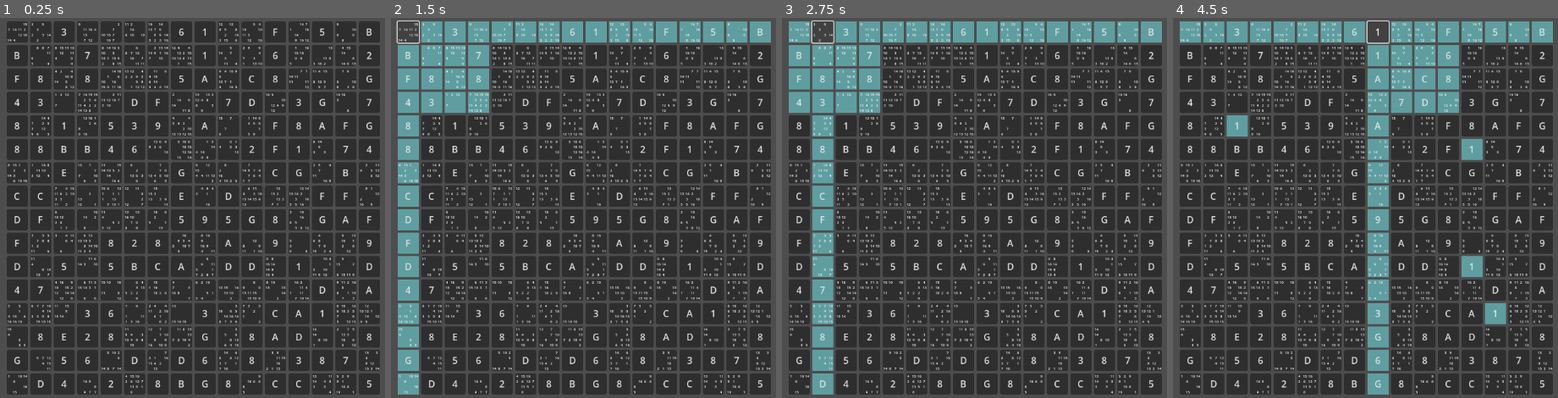
Above: before the commit, frames 1-4 (left to right).
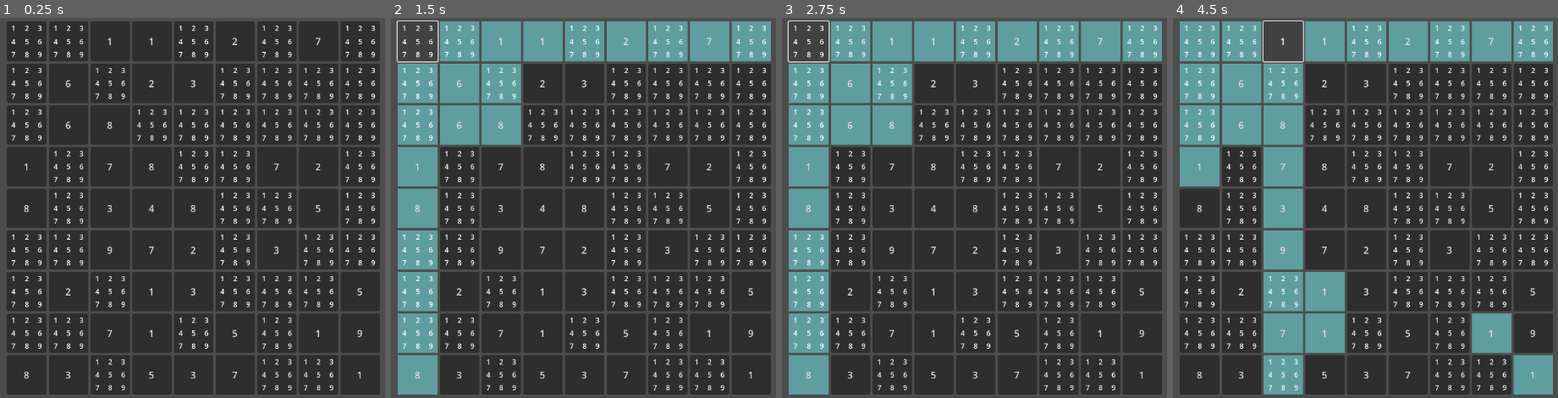
Above: after the commit, the same moments.

Repository: henbotb/Sudoku
Game: Godot game, scene res://Scenes/Game.tscn
Same seed, same stepped clock (60 frames per second), same inputs: the game is played once before the commit and once after it.
Inputs (mouse positions are in pixels of both pictures, inside the frame that each line leads up to):
- Up to frame 1 (0.25 s): no input
- Up to frame 2 (1.5 s): click (406, 33) at 0.52 s; click (417, 40) at 1.27 s
- Up to frame 3 (2.75 s): click (824, 33) at 2.02 s
- Up to frame 4 (4.5 s): click (1242, 40) at 2.77 s; click "3" at 3.5 s; click "1" at 4.25 s

The runs differ from the first frame. In frame 1, 29% of the frame differs, in the area x 1-99%, y 0-100%; in frame 2, 37%; in frame 3, 38%; in frame 4, 51%.

Commit message:
Moved candidate cells to candidates class, refactored render functions and reduced boards responsibility

Diff:
--- a/Scripts/board.gd
+++ b/Scripts/board.gd
@@ -6,10 +6,11 @@
 	DOUBLE_DIGIT,
 }
 
-const BOARD_COLS = 16
-const BOARD_ROWS = 16
-const BIG_COLS = 4
-const BIG_ROWS = 4
+# maybe migrate these to a singleton that candidates / cell can read from as well?
+const BOARD_COLS = 9
+const BOARD_ROWS = 9
+const BIG_COLS = 3
+const BIG_ROWS = 3
 const NUM_HOUSES = BIG_COLS * BIG_ROWS
 const HOUSE_COLS = BOARD_COLS / BIG_COLS
 const HOUSE_ROWS = BOARD_ROWS / BIG_ROWS
@@ -53,7 +54,7 @@
 			# connect to function for recognition
 			cell.button_up.connect(cell_pressed.bind(cell))
 
-			cell.initialize_candidates(BIG_COLS, HOUSE_SIZE)
+			cell.initialize_candidates(HOUSE_COLS, HOUSE_SIZE)
 
 			# add to house
 			house.add_child(cell)
@@ -117,19 +118,28 @@
 	var cells: Array[Node] = get_tree().get_nodes_in_group("cell")
 
 	for cell in cells:
-		render_cell(cell)
+		cell.render()
 
 func _input(event):
 
 	if event is InputEventKey and event.pressed:
+		print("Getting here 0")
 		if selected_cell == null:
 			return
+		print("Getting here 1")
 
 		if selected_cell.is_locked:
 			return
+		print("Getting here 2")
 
 		if event.is_action_pressed("delete"):
-			selected_cell.value = -1
+			if selected_cell.value != -1:
+				selected_cell.value = -1
+			else:
+				selected_cell.clear_candidates()
+
+		print("Getting here 4")
+
 
 		if event.is_action_pressed("backspace"):
 			if selected_cell.value == -1:
@@ -143,12 +153,18 @@
 				else:
 					selected_cell.value = (selected_cell.value - (selected_cell.value % 10)) / 10
 
+		print("Getting here 5")
+
 		if display_mode == DisplayMode.ALPHABETIC:
+			print(selected_cell.value)
+			print("Key A:", KEY_A, "Input:", event.keycode)
 			if KEY_1 <= event.keycode and event.keycode <= KEY_9:
-				selected_cell.value = event.keycode - KEY_0 # key 2 for offsetting it from landing on 0
-
-			elif event.keycode in range(KEY_A, KEY_A - 9 + HOUSE_SIZE):
+				print("Reaching here")
+				selected_cell.value = event.keycode - KEY_0 #
+			elif KEY_A <= event.keycode and event.keycode < KEY_A - 9 + HOUSE_SIZE:
+				print("Reaching here 2")
 				selected_cell.value = event.keycode - KEY_A + 10
+
 
 		else:
 			if KEY_0 <= event.keycode and event.keycode <= KEY_9:
@@ -161,21 +177,11 @@
 				) :
 					selected_cell.value = selected_cell.value * 10 + event.keycode - KEY_0
 
-		render_cell(selected_cell)
-
-		#if KEY_A < event.keycode and event.keycode < KEY_A + HOUSE_SIZE - 9: # 1 -
+		selected_cell.render()
+		highlight()
+
 
 # HELPER FUNCTION STUFF
-
-func render_cell(cell: Cell):
-	if cell.value == -1:
-		cell.text = ""
-		return
-
-	if display_mode == DisplayMode.ALPHABETIC:
-		cell.text = convert_value_to_char(cell.value)
-	else:
-		cell.text = str(cell.value)
 
 func get_row(big_index: int, small_index: int) -> Array[Cell]:
 	var row: Array[Cell] = []
@@ -195,13 +201,6 @@
 
 	return column
 
-func convert_value_to_char(value: int) -> String:
-	if value < 0:
-		return ""
-	if 0 < value and value < 10:
-		return str(value)
-	return char(value + 55)
-	# 87 is lower case, 55 is upper case
 
 func update_settings():
 
--- /dev/null
+++ b/Scripts/candidates.gd
@@ -0,0 +1,49 @@
+extends GridContainer
+class_name Candidates
+
+const HIGHLIGHTED = preload("uid://be5h05f4havy0")
+const DEFAULT = preload("uid://dqqaua4my3ejj")
+
+var candidate_values: Array[bool] = []
+var num_candidates: int
+
+func _ready() -> void:
+	set_anchors_preset(Control.PRESET_FULL_RECT, true)
+	add_theme_constant_override("h_separation", 0)
+	add_theme_constant_override("v_separation", 0)
+
+	add_to_group("candidates")
+
+	# maybe migrate candidates to cells ?
+func initialize_candidates(cols: int, house_size: int):
+	columns = cols
+	num_candidates = house_size
+	for candidate_index in range(num_candidates):
+		candidate_values.append(true)
+
+		var candidate_label = Label.new()
+		# TESTING {
+		# }
+
+		candidate_label.size_flags_horizontal = Control.SIZE_EXPAND_FILL | Control.SIZE_SHRINK_CENTER
+		candidate_label.size_flags_vertical = Control.SIZE_EXPAND_FILL | Control.SIZE_SHRINK_CENTER
+		candidate_label.horizontal_alignment = HORIZONTAL_ALIGNMENT_CENTER
+		candidate_label.vertical_alignment = VERTICAL_ALIGNMENT_CENTER
+
+		candidate_label.add_theme_font_size_override("font_size", 12)
+		add_child(candidate_label)
+		add_candidate(candidate_index + 1)
+
+func add_candidate(value: int):
+	print("Value passed: %d" % value)
+	if value < 1 or value > num_candidates:
+		return
+	candidate_values[value - 1] = true
+	print("Value: %d" % value)
+	get_child(value - 1).text = str(value) if Settings.config.get_value("board_settings", "display_mode") == 0 else Cell.get_display_value(value)
+
+func remove_candidate(value: int):
+	if 0 < value or value > num_candidates:
+		return
+	candidate_values[value - 1] = false
+	get_child(value - 1).text = ""
--- a/Scripts/cell.gd
+++ b/Scripts/cell.gd
@@ -6,7 +6,7 @@
 var big_index: int
 var small_index: int
 var is_highlighted: bool
-var candidates: GridContainer
+var candidates: Candidates
 
 const HIGHLIGHTED = preload("uid://be5h05f4havy0")
 const DEFAULT = preload("uid://dqqaua4my3ejj")
@@ -26,33 +26,18 @@
 	add_to_group(str(val))
 	add_to_group("cell")
 
-	candidates = GridContainer.new()
-	candidates.set_anchors_preset(Control.PRESET_FULL_RECT, false)
-	candidates.add_theme_constant_override("h_separation", 0)
-	candidates.add_theme_constant_override("v_separation", 0)
-	candidates.layout_direction = Control.LAYOUT_DIRECTION_INHERITED
-
+	candidates = Candidates.new()
 
 	add_child(candidates)
 
-func initialize_candidates(cols: int, num_candidates: int):
-	candidates.visible = true if value == -1 else false
-	candidates.columns = cols
-	for i in range(num_candidates):
-		var candidate_label = Label.new()
-		# TESTING {
-		candidate_label.text = "%d" % rng.randi_range(1, num_candidates) if rng.randf() > 0.5 else ""
-		# }
 
-		candidate_label.size_flags_horizontal = Control.SIZE_EXPAND_FILL | Control.SIZE_SHRINK_CENTER
-		candidate_label.size_flags_vertical = Control.SIZE_EXPAND_FILL | Control.SIZE_SHRINK_CENTER
-		candidate_label.horizontal_alignment = HORIZONTAL_ALIGNMENT_CENTER
-		candidate_label.vertical_alignment = VERTICAL_ALIGNMENT_CENTER
+func initialize_candidates(cols: int, house_size: int):
+	candidates.initialize_candidates(cols, house_size)
+	candidates.visible = (value == -1)
 
-		candidate_label.add_theme_font_size_override("font_size", 6)
-		candidates.add_child(candidate_label)
-
-
+func render():
+	text = get_display_value(value)
+	candidates.visible = (value == -1)
 
 func highlight():
 	if not is_highlighted:
@@ -65,3 +50,14 @@
 		self.theme = DEFAULT
 		is_highlighted = false
 		remove_from_group("highlighted")
+
+static func get_display_value(val: int) -> String:
+	if val < 0:
+		return ""
+	if Settings.config.get_value("board_settings", "display_mode") == 0:
+		if 0 < val and val < 10:
+			return str(val)
+		return char(val + 55)
+	else:
+		return str(val)
+	# 87 is lower case, 55 is upper case
--- a/Scripts/settings_menu.gd
+++ b/Scripts/settings_menu.gd
@@ -30,6 +30,11 @@
 	stylize_color_picker()
 	pass # Replace with function body.
 
+	# TODO: Migrate to system where settings exist in the Settings singleton:
+	# higlight_houses.button_pressed = Settings.highlight_houses
+	# Settings.highlight_houses = highlight_houses.buttonpressed
+	# Settings -> { func save(): ...}
+
 func load_settings():
 
 	highlight_houses.button_pressed = config.get_value("board_settings", "highlight_houses")
@@ -42,6 +47,8 @@
 	update_game_settings()
 
 func save_settings():
+
+
 	config.set_value("board_settings", "highlight_houses", highlight_houses.button_pressed)
 	config.set_value("board_settings", "highlight_orthogonal", highlight_orthogonal.button_pressed)
 	config.set_value("board_settings", "highlight_same_value", highlight_same_value.button_pressed)
Not shown, added: Scripts/candidates.gd.uid
